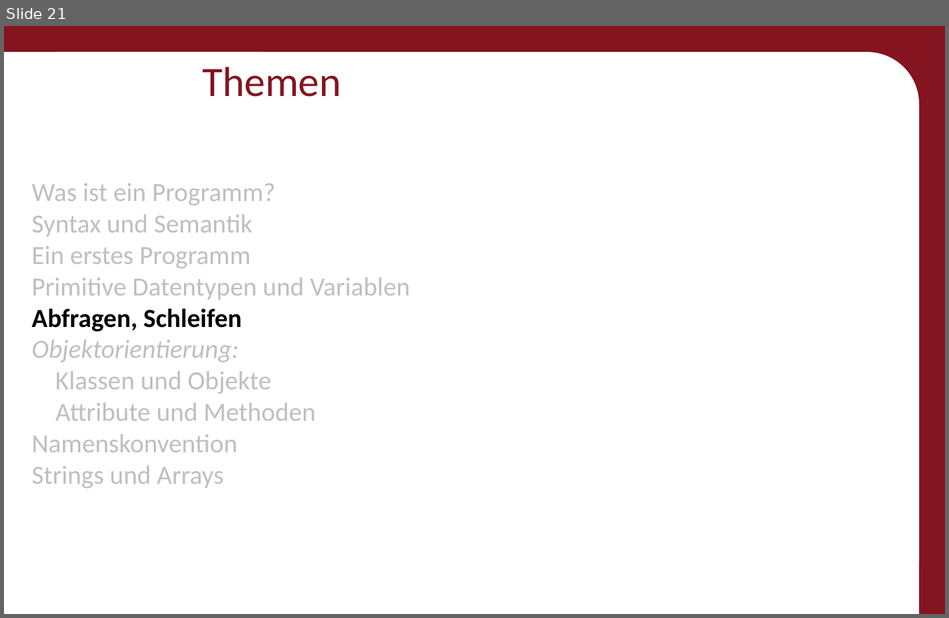
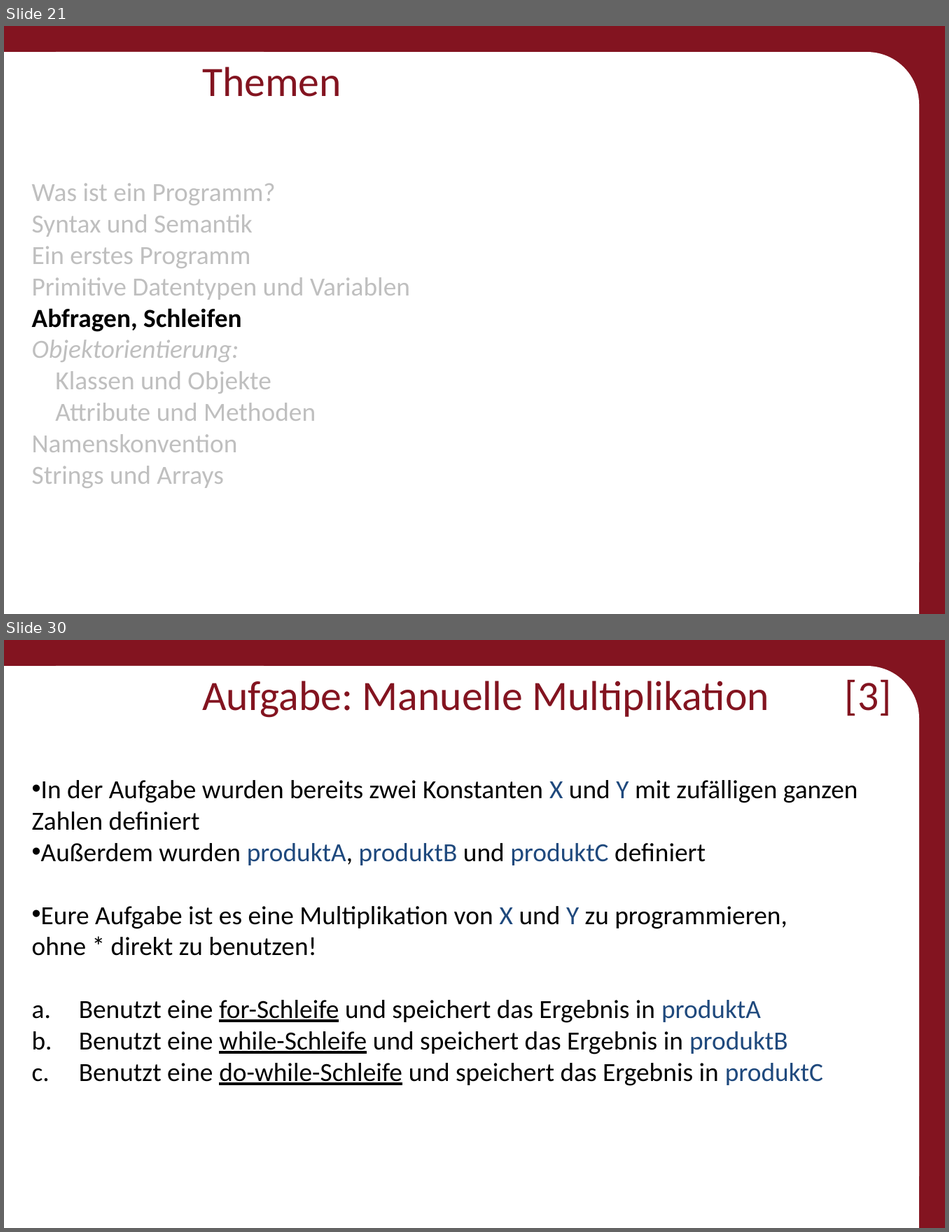
Before and after one commit to Roboscope/java-with-nao, a slide deck: Präsentationen/Anfänger - Java mit NAO.pptx. Shown one above the other, each under a label of ours: slide 21 before the commit, slides 21 and 30 after it; the slides between them are not shown. The pictures are 949x618 and 949x1232 pixels, drawn with LibreOffice and Linux fonts; fonts in the diff are those of the drawing; background and template pictures are left out. Boxes give left, top, right and bottom in pixels: in the first picture for what was removed or moved away, otherwise in the second. Text is boxed around its words. In the diff, an @@ line names an element or a change of style, - is before the commit and + after.

```diff
--- a/Präsentationen/Anfänger - Java mit NAO.pptx
+++ b/Präsentationen/Anfänger - Java mit NAO.pptx
@@ slide 30 added at (4, 640, 945, 1228), background #831420; not listed: 3 template elements that a slide beside it also shows @@
@@ title added at (202, 679, 892, 718), 32 pt, text #831420 @@
+Aufgabe: Manuelle Multiplikation [3]
@@ text added at (32, 780, 858, 1086), 20 pt, text #000000 @@
+• In der Aufgabe wurden bereits zwei Konstanten X und Y mit zufälligen ganzen Zahlen definiert
+• Außerdem wurden produktA, produktB und produktC definiert
+• Eure Aufgabe ist es eine Multiplikation von X und Y zu programmieren,
+  ohne * direkt zu benutzen!
+a. Benutzt eine for-Schleife und speichert das Ergebnis in produktA
+b. Benutzt eine while-Schleife und speichert das Ergebnis in produktB
+c. Benutzt eine do-while-Schleife und speichert das Ergebnis in produktC
```
Also in this commit, not shown: 8 slides changed, 8 other slides added, 25 other files.
